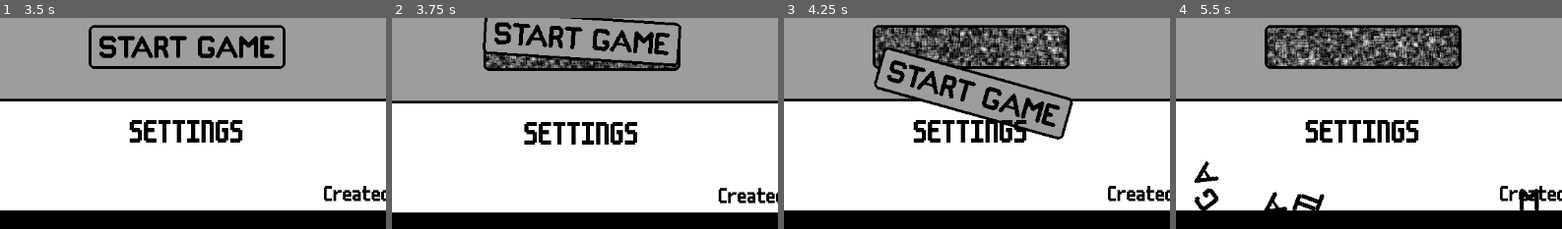
Above: before the commit, frames 1-4 (left to right).
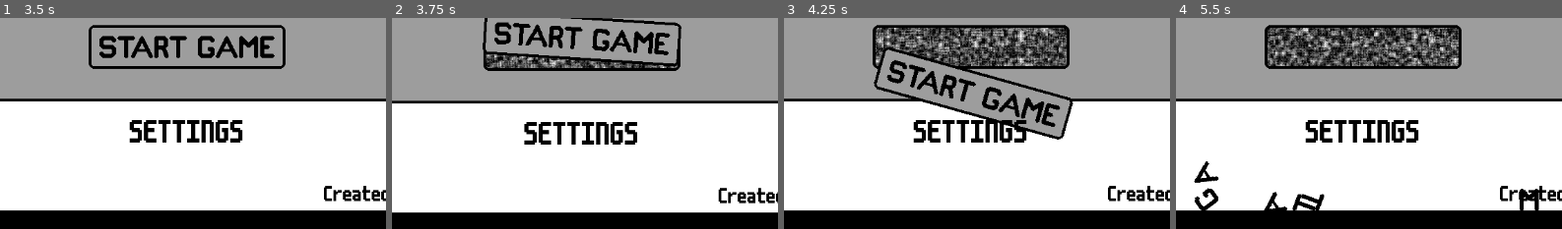
Above: after the commit, the same moments.

Repository: conor-wilson/secret-sapphire
Game: Godot game, scene res://scenes/main.tscn
Two runs of this game, one before a commit and one after it. Both use one fixed random seed, a clock stepped at 60 frames per second and the inputs below.
Inputs (mouse positions are % of the whole screen's width and height, from its top left):
- Up to frame 1 (3.5 s): tap Enter at 0.5 s; move the mouse to (49, 38) at 0.52 s; click (49, 38) at 0.6 s; click "SETTINGS" at 1.25 s; click "BACK" at 2 s; tap Space at 2.75 s; move the mouse to (49, 38) at 2.77 s; click (49, 38) at 2.85 s
- Up to frame 2 (3.75 s): tap Enter at 3.5 s; move the mouse to (49, 56) at 3.52 s; click (49, 56) at 3.6 s
- Up to frame 3 (4.25 s): no input
- Up to frame 4 (5.5 s): move the mouse to (6, 11) at 4.27 s; click (6, 11) at 4.35 s; move the mouse to (92, 11) at 5.02 s; click (92, 11) at 5.1 s
The pictures show only the part of the screen within x 25-75%, y 49-99%; the shares and areas given below are measured in that part.

Frame 1 is identical in both runs. In frame 2, 1.2% of the frame differs, in the area x 24-74%, y 17-24%; in frame 3, 5.0%; in frame 4, 5.7%, in the area x 23-74%, y 4-23%.

Commit message:
Added exit sequence for Help Bot from Secret Settings Menu

Diff:
--- a/let-me-play/scenes/help_bot.gd
+++ b/let-me-play/scenes/help_bot.gd
@@ -1,11 +1,18 @@
 extends Area2D
 
 @export var speed:float = 25
-@export var target_markers:Array[Marker2D]
+@export var idle_markers:Array[Marker2D]
+@export var exit_marker:Marker2D
+
 const HELL_BOT_SHEET = preload("res://assets/art/HellBot-Sheet.png")
 
 var target:Marker2D
+
 @onready var blink_length:float = $AnimationPlayer.get_animation("help_bot_idle").length
+@onready var shrink_length:float = $AnimationPlayer.get_animation("hell_bot_shrink").length
+
+enum State {IDLE, LEAVING}
+var state:State = State.IDLE
 
 # Called when the node enters the scene tree for the first time.
 func _ready() -> void:
@@ -13,22 +20,40 @@
 	$IdleSprite.show()
 	$ShrinkingSprite.hide()
 
-	if target_markers.size() == 0:
+	if idle_markers.size() == 0:
 
 		var default_marker = Marker2D.new()
 		add_child(default_marker)
 
-		target_markers = [default_marker]
+		idle_markers = [default_marker]
+
+	if exit_marker == null:
+
+		var default_marker = Marker2D.new()
+		add_child(default_marker)
+
+		exit_marker = default_marker
 
 
 # Called every frame. 'delta' is the elapsed time since the previous frame.
 func _process(delta: float) -> void:
-	set_idle_movement_target()
+
+	if state == State.IDLE:
+		set_idle_movement_target()
+	if state == State.LEAVING:
+		set_exit_movement_target()
+
 	move(delta)
 
 func set_idle_movement_target():
 	if target == null || position.distance_to(target.position) <10:
-		target = target_markers[randi_range(0, target_markers.size()-1)]
+		target = idle_markers[randi_range(0, idle_markers.size()-1)]
+
+func set_exit_movement_target():
+	# TODO: Figure out how to make this more of an arc-movement
+	target = exit_marker
+	if target == null || position.distance_to(target.position) <5:
+		shrink()
 
 func move(delta:float):
 
@@ -36,11 +61,15 @@
 
 	position += direction * speed * delta
 
-# TODO: This is purely for debugging. This function should be removed once it's
-# no-longer needed.
-func _input(event: InputEvent) -> void:
-	if event.is_action_pressed("debugbutton"):
-		shrink()
+func start_leaving():
+	speed = 200
+	state = State.LEAVING
+#
+## TODO: This is purely for debugging. This function should be removed once it's
+## no-longer needed.
+#func _input(event: InputEvent) -> void:
+	#if event.is_action_pressed("debugbutton"):
+		#start_leaving()
 
 
 func _on_blink_timer_timeout() -> void:
@@ -55,7 +84,10 @@
 	$IdleSprite.texture = HELL_BOT_SHEET
 
 func shrink():
+	speed = 0
 	$BlinkTimer.stop()
 	$IdleSprite.hide()
 	$ShrinkingSprite.show()
 	$AnimationPlayer.play("hell_bot_shrink")
+	await get_tree().create_timer(shrink_length).timeout
+	$ShrinkingSprite.hide() # TODO: This is janky. Fix.
--- a/let-me-play/scenes/help_bot.tscn
+++ b/let-me-play/scenes/help_bot.tscn
@@ -53,6 +53,7 @@
 
 [sub_resource type="Animation" id="Animation_b6akb"]
 resource_name = "hell_bot_shrink"
+length = 0.65
 tracks/0/type = "value"
 tracks/0/imported = false
 tracks/0/enabled = true
@@ -60,7 +61,7 @@
 tracks/0/interp = 1
 tracks/0/loop_wrap = true
 tracks/0/keys = {
-"times": PackedFloat32Array(0, 0.1, 0.2, 0.3, 0.4, 0.5, 0.6, 0.7, 0.8, 0.9),
+"times": PackedFloat32Array(0, 0.0666666, 0.133333, 0.2, 0.266667, 0.333333, 0.4, 0.466667, 0.533333, 0.6),
 "transitions": PackedFloat32Array(1, 1, 1, 1, 1, 1, 1, 1, 1, 1),
 "update": 1,
 "values": [0, 1, 2, 3, 4, 5, 6, 7, 8, 9]
--- a/let-me-play/scenes/secret_settings_menu.gd
+++ b/let-me-play/scenes/secret_settings_menu.gd
@@ -13,7 +13,7 @@
 	await get_tree().create_timer(2.5).timeout
 	$HelpBot.become_evil()
 	await get_tree().create_timer(2.5).timeout
-	$HelpBot.shrink()
+	$HelpBot.state == $HelpBot.start_leaving()
 
 func start_initial_dialogue():
 	DialogueManager.stop_all_dialogue()
--- a/let-me-play/scenes/secret_settings_menu.tscn
+++ b/let-me-play/scenes/secret_settings_menu.tscn
@@ -29,6 +29,18 @@
 [node name="Boarder" type="TileMapLayer" parent="."]
 tile_map_data = PackedByteArray("AAAAAAAAAAAAAAAAAAABAAAAAAAAAAAAAAACAAAAAAAAAAAAAAADAAAAAAAAAAAAAAAEAAAAAAAAAAAAAAAFAA …(4112 unchanged characters)…
 tile_set = ExtResource("1_qo81q")
+
+[node name="BackButton" type="Button" parent="."]
+offset_left = 49.0
+offset_top = 52.0
+offset_right = 141.0
+offset_bottom = 102.0
+focus_mode = 0
+theme = ExtResource("8_2qt57")
+theme_override_colors/font_hover_color = Color(0.615686, 0.615686, 0.615686, 1)
+theme_override_colors/font_color = Color(0, 0, 0, 1)
+text = "BACK"
+flat = true
 
 [node name="CenterContainer" type="CenterContainer" parent="."]
 offset_right = 1152.0
@@ -90,10 +102,11 @@
 text = "secret setting"
 flat = true
 
-[node name="HelpBot" parent="." node_paths=PackedStringArray("target_markers") instance=ExtResource("3_prvos")]
+[node name="HelpBot" parent="." node_paths=PackedStringArray("idle_markers", "exit_marker") instance=ExtResource("3_prvos")]
 position = Vector2(575, 290)
 speed = 10.0
-target_markers = [NodePath("../CageMarkers/CageMarker1"), NodePath("../CageMarkers/CageMarker2"), NodePath("../CageMarkers/CageMarker3"), NodePath("../CageMarkers/CageMarker5")]
+idle_markers = [NodePath("../MovementMarkers/CageMarker1"), NodePath("../MovementMarkers/CageMarker2"), NodePath("../MovementMarkers/CageMarker3"), NodePath("../MovementMarkers/CageMarker5")]
+exit_marker = NodePath("../MovementMarkers/BackButtonMarker")
 
 [node name="Cage" parent="." instance=ExtResource("5_x68vv")]
 collision_layer = 2
@@ -106,22 +119,25 @@
 position = Vector2(575, 290)
 shape = SubResource("RectangleShape2D_c3xj7")
 
-[node name="CageMarkers" type="Node2D" parent="."]
+[node name="MovementMarkers" type="Node2D" parent="."]
 
-[node name="CageMarker1" type="Marker2D" parent="CageMarkers"]
+[node name="CageMarker1" type="Marker2D" parent="MovementMarkers"]
 position = Vector2(597, 304)
 
-[node name="CageMarker2" type="Marker2D" parent="CageMarkers"]
+[node name="CageMarker2" type="Marker2D" parent="MovementMarkers"]
 position = Vector2(553, 276)
 
-[node name="CageMarker3" type="Marker2D" parent="CageMarkers"]
+[node name="CageMarker3" type="Marker2D" parent="MovementMarkers"]
 position = Vector2(561, 312)
 
-[node name="CageMarker4" type="Marker2D" parent="CageMarkers"]
+[node name="CageMarker4" type="Marker2D" parent="MovementMarkers"]
 position = Vector2(575, 290)
 
-[node name="CageMarker5" type="Marker2D" parent="CageMarkers"]
+[node name="CageMarker5" type="Marker2D" parent="MovementMarkers"]
 position = Vector2(589, 268)
+
+[node name="BackButtonMarker" type="Marker2D" parent="MovementMarkers"]
+position = Vector2(94, 72)
 
 [node name="Locks" type="Node2D" parent="."]
 
@@ -142,17 +158,5 @@
 [node name="CageDialogue" type="Marker2D" parent="DialogueMarkers"]
 position = Vector2(780, 294)
 
-[node name="BackButton" type="Button" parent="."]
-offset_left = 49.0
-offset_top = 52.0
-offset_right = 141.0
-offset_bottom = 102.0
-focus_mode = 0
-theme = ExtResource("8_2qt57")
-theme_override_colors/font_hover_color = Color(0.615686, 0.615686, 0.615686, 1)
-theme_override_colors/font_color = Color(0, 0, 0, 1)
-text = "BACK"
-flat = true
-
+[connection signal="pressed" from="BackButton" to="." method="_on_back_button_pressed"]
 [connection signal="smash" from="Cage" to="." method="_on_cage_smash"]
-[connection signal="pressed" from="BackButton" to="." method="_on_back_button_pressed"]
